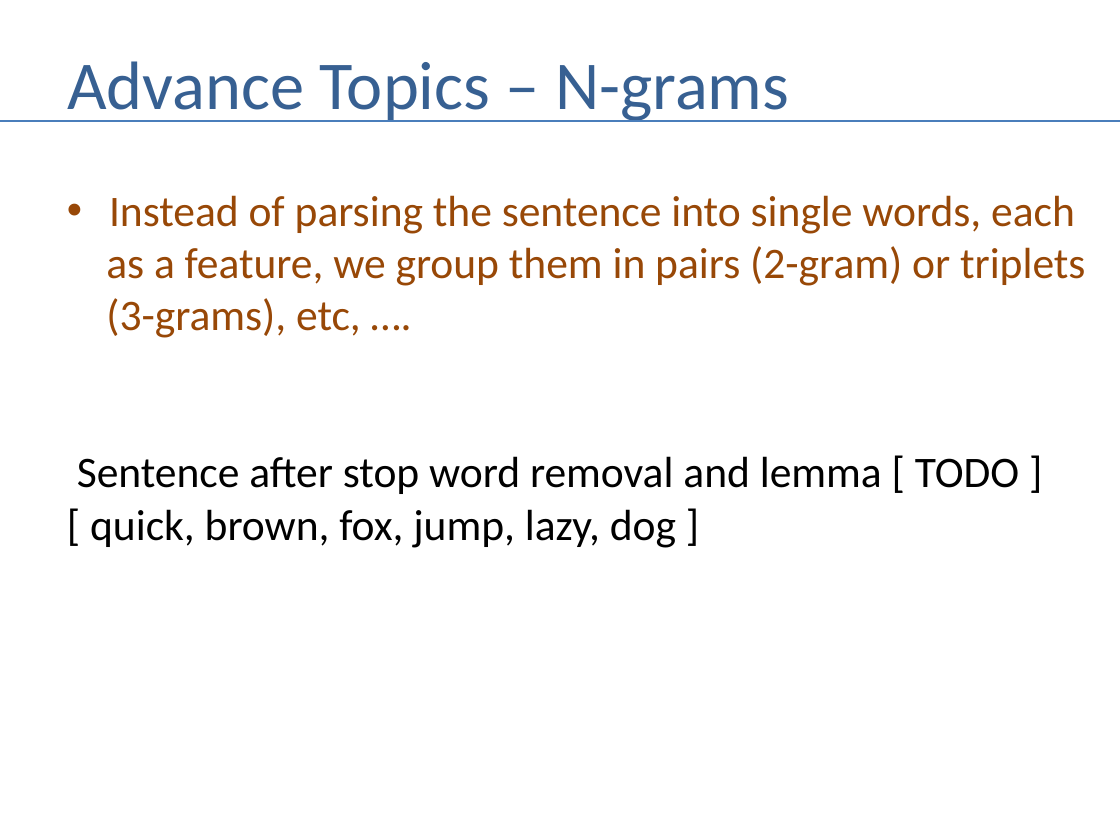
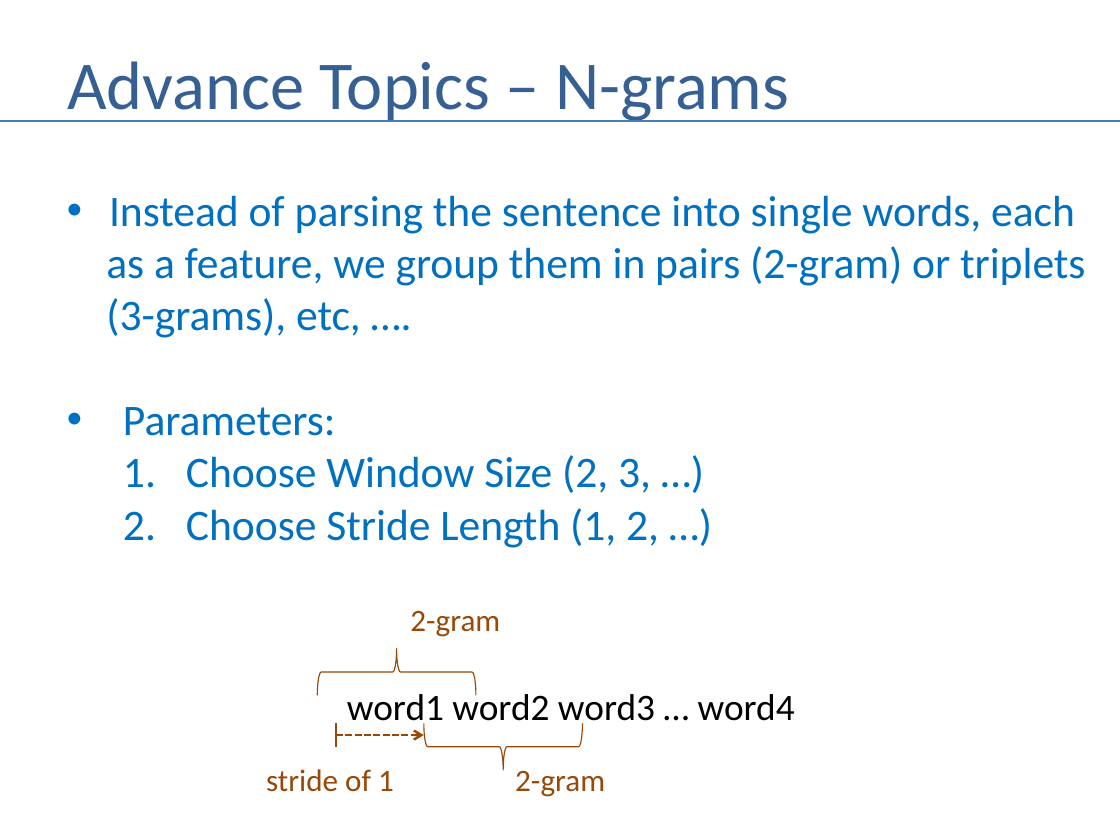
Before and after one commit to andrewferlitsch/Portland-Data-Science-Group, a slide deck: slide 20 of Presentations/NLP - Narrative.pptx. Drawn at 1120x840 pixels with LibreOffice and Linux fonts; fonts in the diff are those of the drawing. Boxes give left, top, right and bottom in pixels: in the first picture for what was removed or moved away, otherwise in the second. Text is boxed around its words. In the diff, an @@ line names an element or a change of style, - is before the commit and + after.

Commit message:
add n-grams to prez

```diff
--- a/Presentations/NLP - Narrative.pptx
+++ b/Presentations/NLP - Narrative.pptx
@@ text at <box>106,195,1085,338</box>: text colour #984807 to #0070C0 in "Instead of parsing the sentence into single ...", "as a feature, we group them in ..." @@
@@ text at <box>123,407,795,797</box>: text changed; text colour #000000 to #0070C0 @@
-Sentence after stop word removal and lemma [ TODO ]
-[ quick, brown, fox, jump, lazy, dog ]
+• Parameters:
+  1. Choose Window Size (2, 3, …)
+  2. Choose Stride Length (1, 2, …)
+  2-gram
+  word1 word2 word3 … word4
+  stride of 1 2-gram
@@ right brace added at <box>317,648,476,696</box>, outline #984807 0.75 pt @@
@@ line added from (336, 724) to (336, 747), #984807 1.5 pt @@
@@ arrow added from (336, 735) to (423, 735), #984807 1.5 pt dashed @@
@@ right brace added at <box>423,724,582,771</box>, outline #984807 0.75 pt @@
```
Also in this commit, not shown: 1 other slide changed, 1 slide added.
